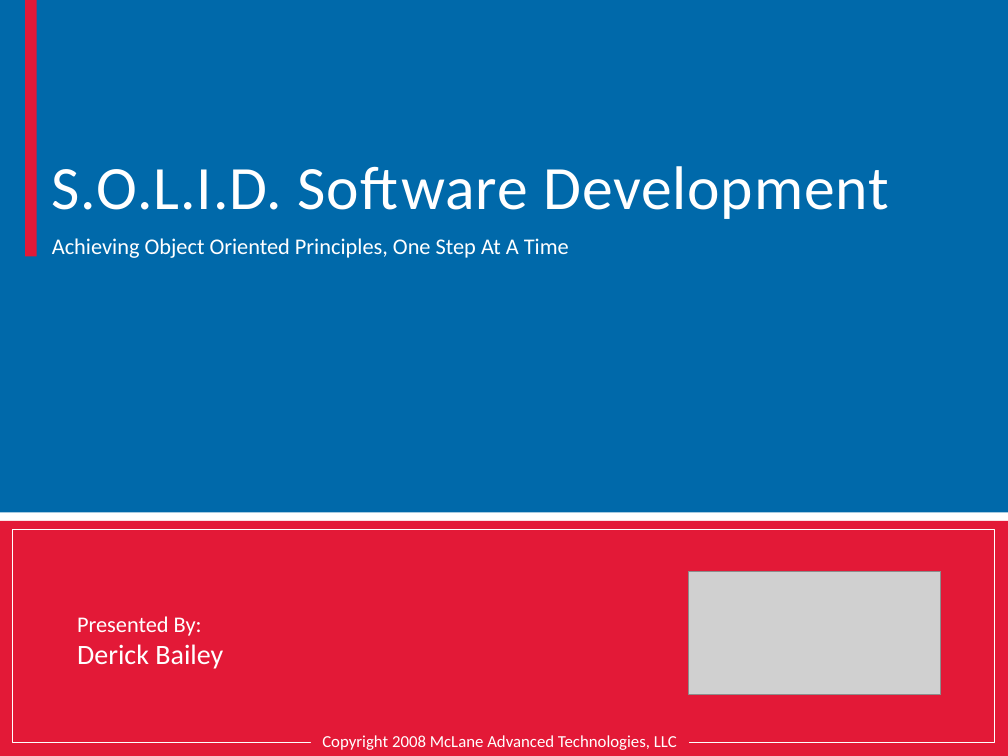
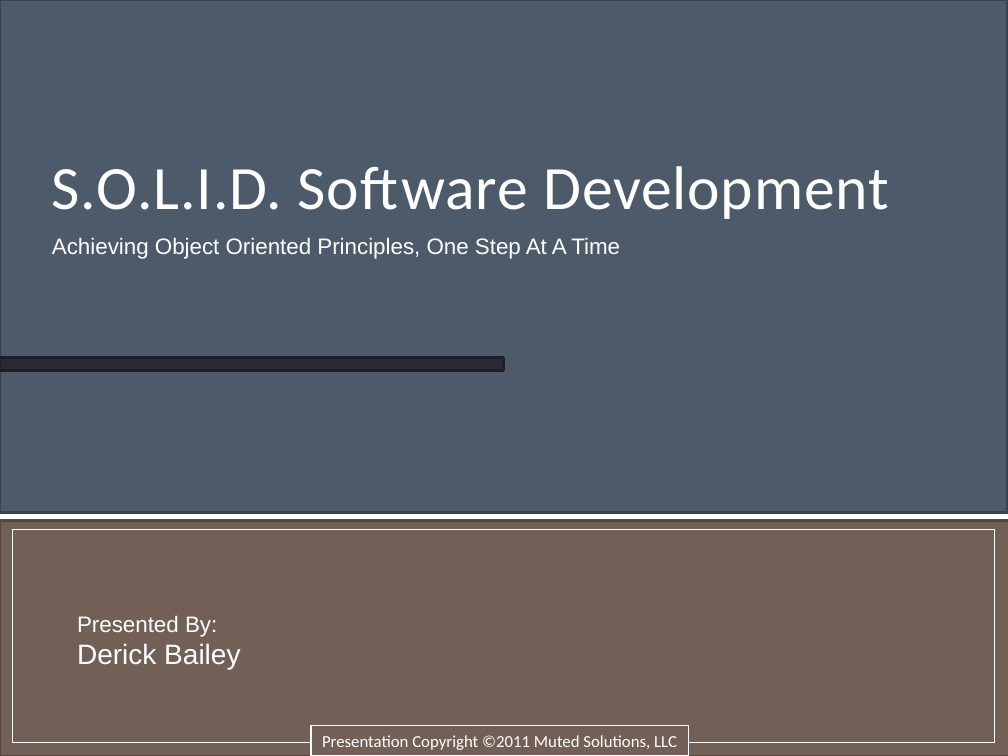
Before and after one commit to mxriverlynn/presentations-and-training, a slide deck: slide 2 of SOLID Principles - Step By Step Code/SOLID Principles Presentation.pptx. Drawn at 1008x756 pixels with LibreOffice and Linux fonts; fonts in the diff are those of the drawing; grey boxes stand for pictures; background and template pictures are left out. Boxes give left, top, right and bottom in pixels: in the first picture for what was removed or moved away, otherwise in the second. Text is boxed around its words. In the diff, an @@ line names an element or a change of style, - is before the commit and + after.

Commit message:
reformatted SOLID slides to a different powerpoint theme. took out a few slides that aren't needed, etc.

```diff
--- a/SOLID Principles - Step By Step Code/SOLID Principles Presentation.pptx
+++ b/SOLID Principles - Step By Step Code/SOLID Principles Presentation.pptx
@@ rectangle at (x1=0, y1=0, x2=1008, y2=512): fill #0069AA to #4C5A6A; outline none to #38434E 2.08 pt @@
@@ rectangle resized from (x1=78, y1=83, x2=1008, y2=108) to (x1=0, y1=0, x2=1008, y2=40) @@
@@ rectangle at (x1=0, y1=0, x2=1008, y2=40): fill #0069AA to #93A299 @@
@@ rectangle removed at (x1=25, y1=0, x2=36, y2=256) @@
@@ rectangle removed at (x1=0, y1=83, x2=70, y2=108) @@
@@ text "Achieving Object Oriented Principles, One ..." at (x1=52, y1=238, x2=620, y2=259): font Calibri to Arial @@
@@ rectangle added at (x1=0, y1=357, x2=504, y2=370), fill #292934, outline #1E1E26 2.08 pt @@
@@ rectangle at (x1=0, y1=521, x2=1008, y2=756): fill #E31937 to #726056; outline none to #544740 2.08 pt @@
@@ picture removed at (x1=688, y1=572, x2=940, y2=695) @@
@@ text "Presented By:" at (x1=77, y1=616, x2=240, y2=669): font Calibri to Arial @@
@@ rectangle "Presentation Copyright ©2011 Muted Solutions, ..." resized from (x1=322, y1=735, x2=677, y2=750) to (x1=310, y1=726, x2=688, y2=756) @@
@@ rectangle "Presentation Copyright ©2011 Muted Solutions, ..." at (x1=310, y1=726, x2=688, y2=756): fill none to #726056; outline none to #FFFFFF 1 pt @@
@@ text in rectangle at (x1=322, y1=735, x2=677, y2=750): text changed @@
-Copyright 2008 McLane Advanced Technologies, LLC
+Presentation Copyright ©2011 Muted Solutions, LLC
```
Also in this commit, not shown: 28 other slides changed, 7 slides added, 10 slides removed.
